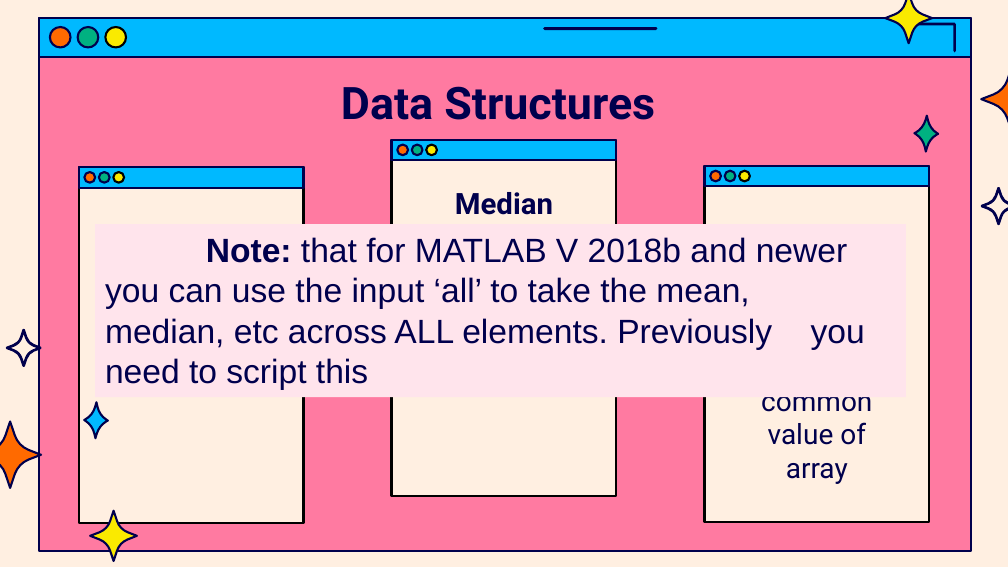
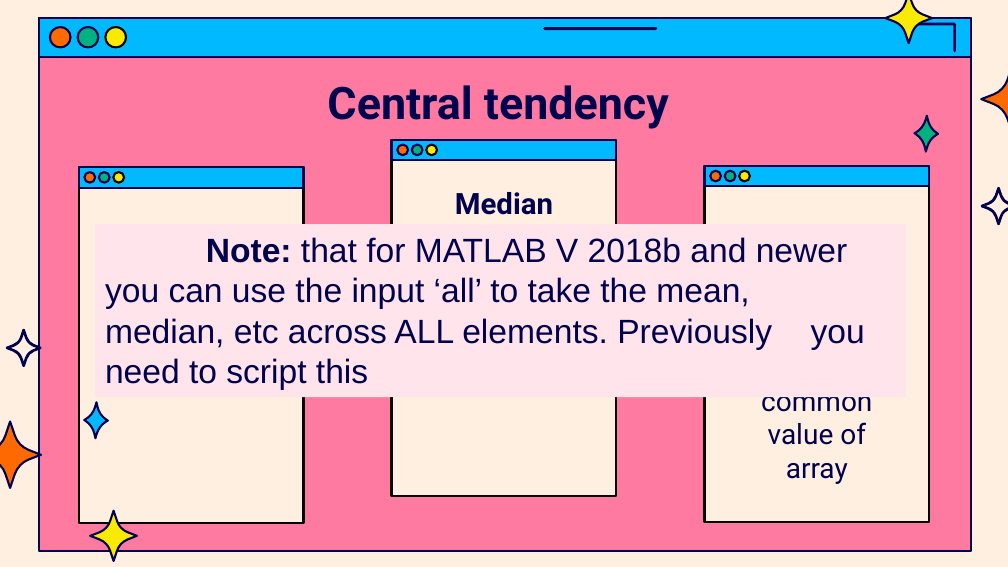
Before and after one commit to jasondsc/MATDRAB2MATFAB, a slide deck: slide 8 of slides/MATLAB_class_4.pptx. Drawn at 1008x567 pixels with LibreOffice and Linux fonts; fonts in the diff are those of the drawing. Boxes give left, top, right and bottom in pixels: in the first picture for what was removed or moved away, otherwise in the second. Text is boxed around its words. In the diff, an @@ line names an element or a change of style, - is before the commit and + after.

```diff
--- a/slides/MATLAB_class_4.pptx
+++ b/slides/MATLAB_class_4.pptx
@@ title at (x1=327, y1=85, x2=669, y2=129): text changed @@
-Data Structures
+Central tendency
```
Also in this commit, not shown: 2 other slides changed.
